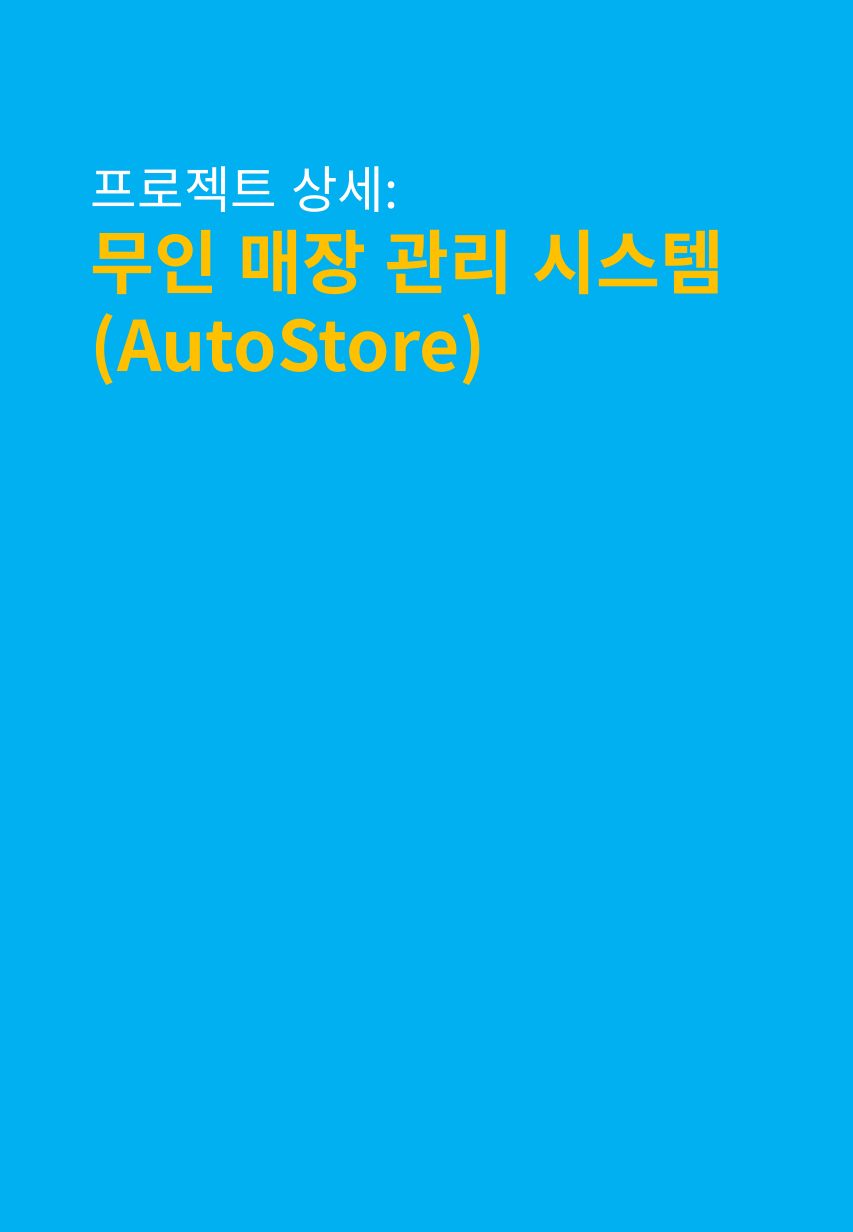
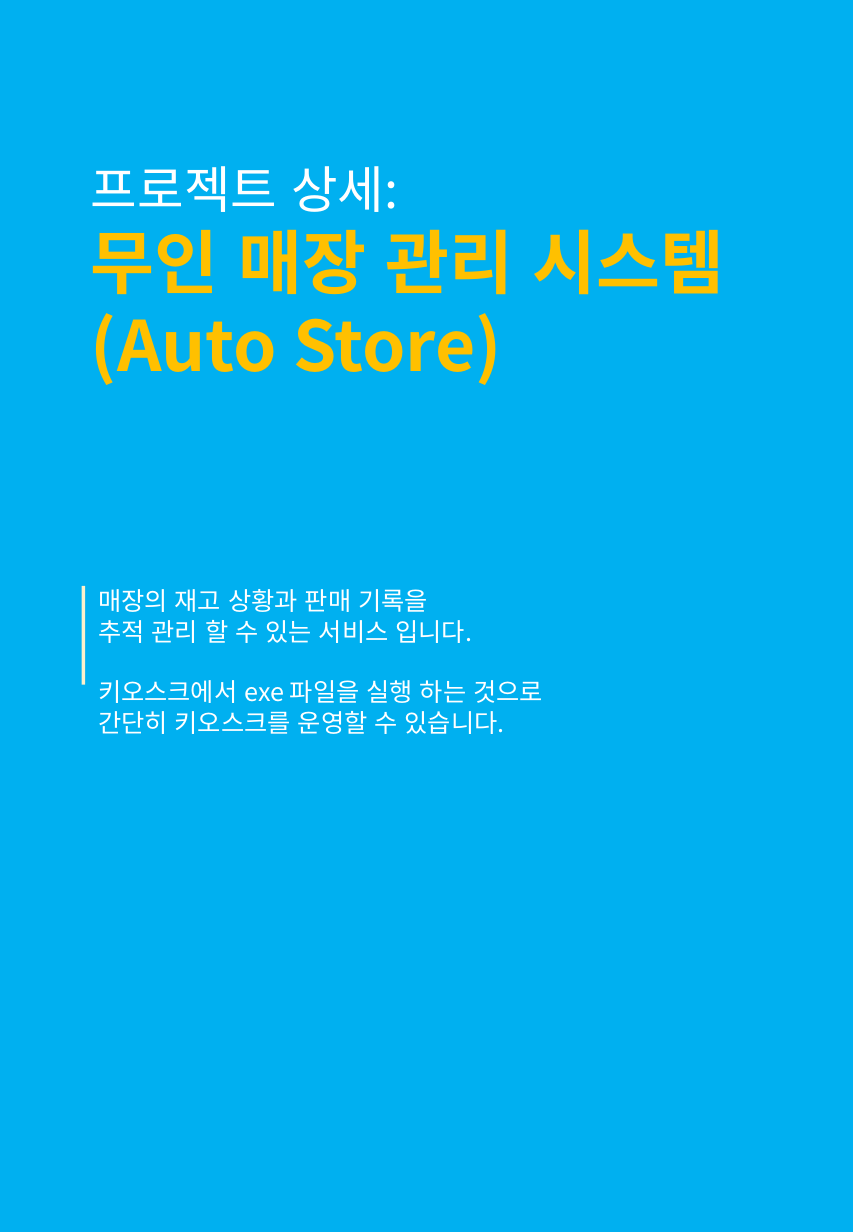
Before and after one commit to yuseok01/itgorae, a slide deck: slide 9 of 피피티/241124 포트폴리오_김유석.pptx (slide 7 before the commit). Drawn at 853x1232 pixels with LibreOffice and Linux fonts; fonts in the diff are those of the drawing. Boxes give left, top, right and bottom in pixels: in the first picture for what was removed or moved away, otherwise in the second. Text is boxed around its words. In the diff, an @@ line names an element or a change of style, - is before the commit and + after.

```diff
--- a/피피티/241124 포트폴리오_김유석.pptx
+++ b/피피티/241124 포트폴리오_김유석.pptx
@@ text at <box>91,313,502,385</box>: spaces changed @@
-(AutoStore)
+(Auto Store)
@@ line added from (83, 586) to (83, 685), #FFF2CC 2.25 pt @@
@@ text added at <box>98,589,543,734</box>, 16 pt, text #FFFFFF @@
+매장의 재고 상황과 판매 기록을
+추적 관리 할 수 있는 서비스 입니다.
+키오스크에서 exe 파일을 실행 하는 것으로
+간단히 키오스크를 운영할 수 있습니다.
```
Also in this commit, not shown: 3 other slides changed, 2 slides added, 3 other files.
